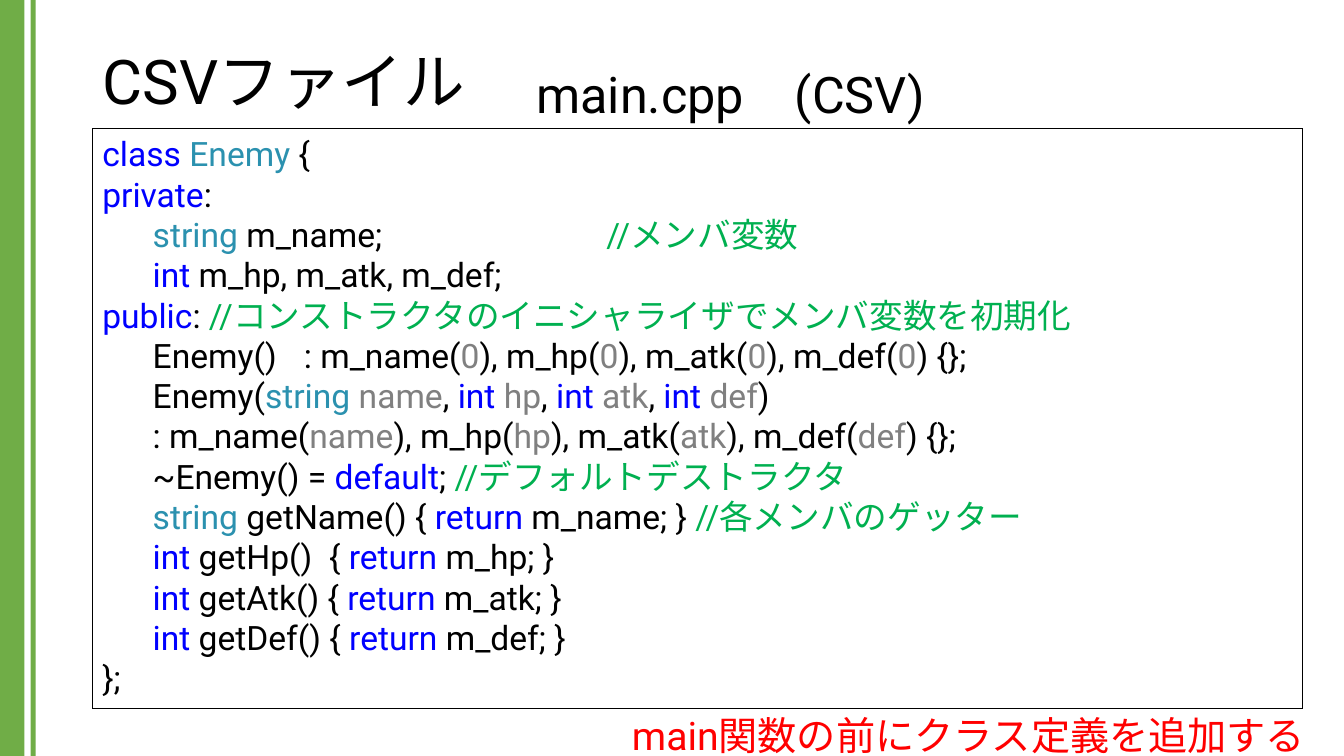
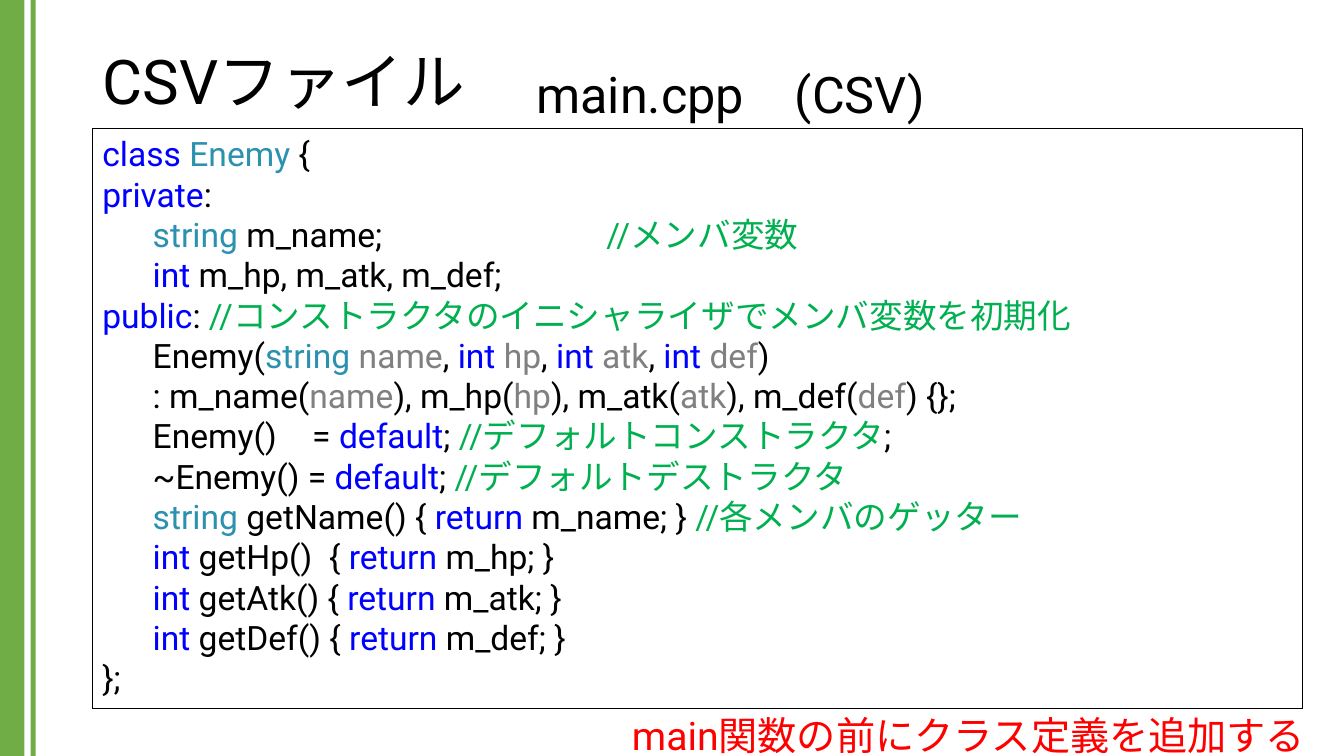
Before and after one commit to kic-murata/cpp2024, a slide deck: slide 32 of 授業資料/講義資料：CSVファイル.pptx. Drawn at 1344x756 pixels with LibreOffice and Linux fonts; fonts in the diff are those of the drawing. Boxes give left, top, right and bottom in pixels: in the first picture for what was removed or moved away, otherwise in the second. Text is boxed around its words. In the diff, an @@ line names an element or a change of style, - is before the commit and + after.

```diff
--- a/授業資料/講義資料：CSVファイル.pptx
+++ b/授業資料/講義資料：CSVファイル.pptx
@@ text in rectangle at [153,341,928,376]: paragraph removed @@
-Enemy() : m_name(0), m_hp(0), m_atk(0), m_def(0) {};
@@ text in rectangle at [153,419,891,456]: paragraph added @@
+Enemy() = default; //デフォルトコンストラクタ;
```
Also in this commit, not shown: 8 other slides changed, 1 slide added, 1 other file.
